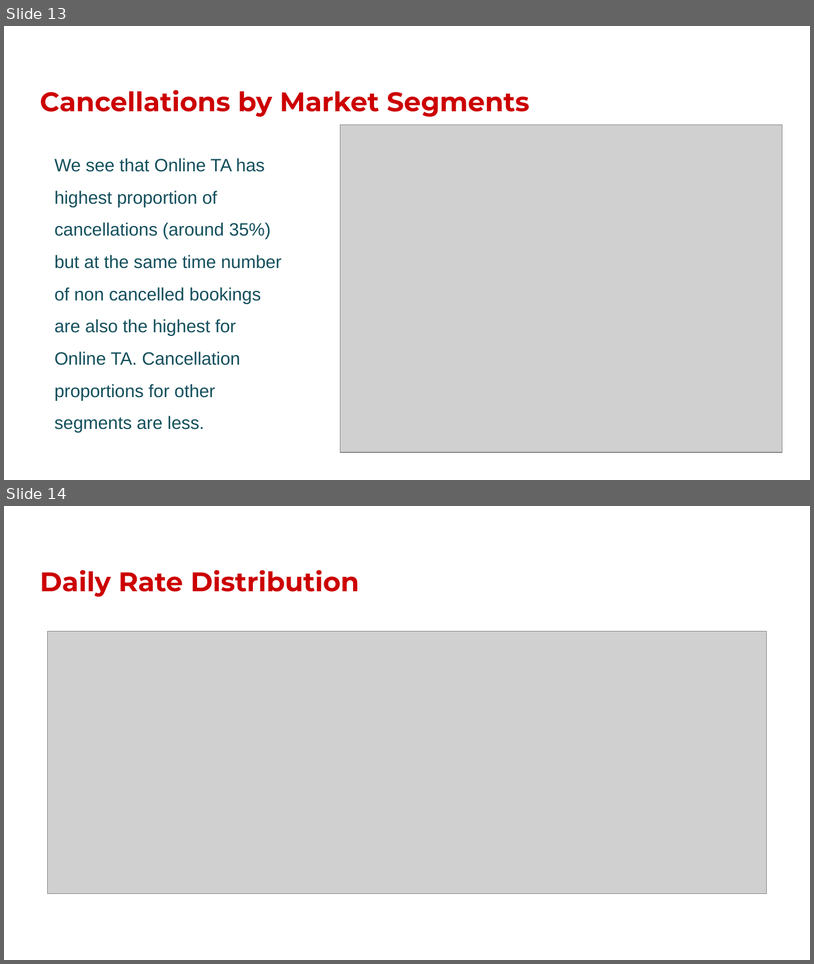
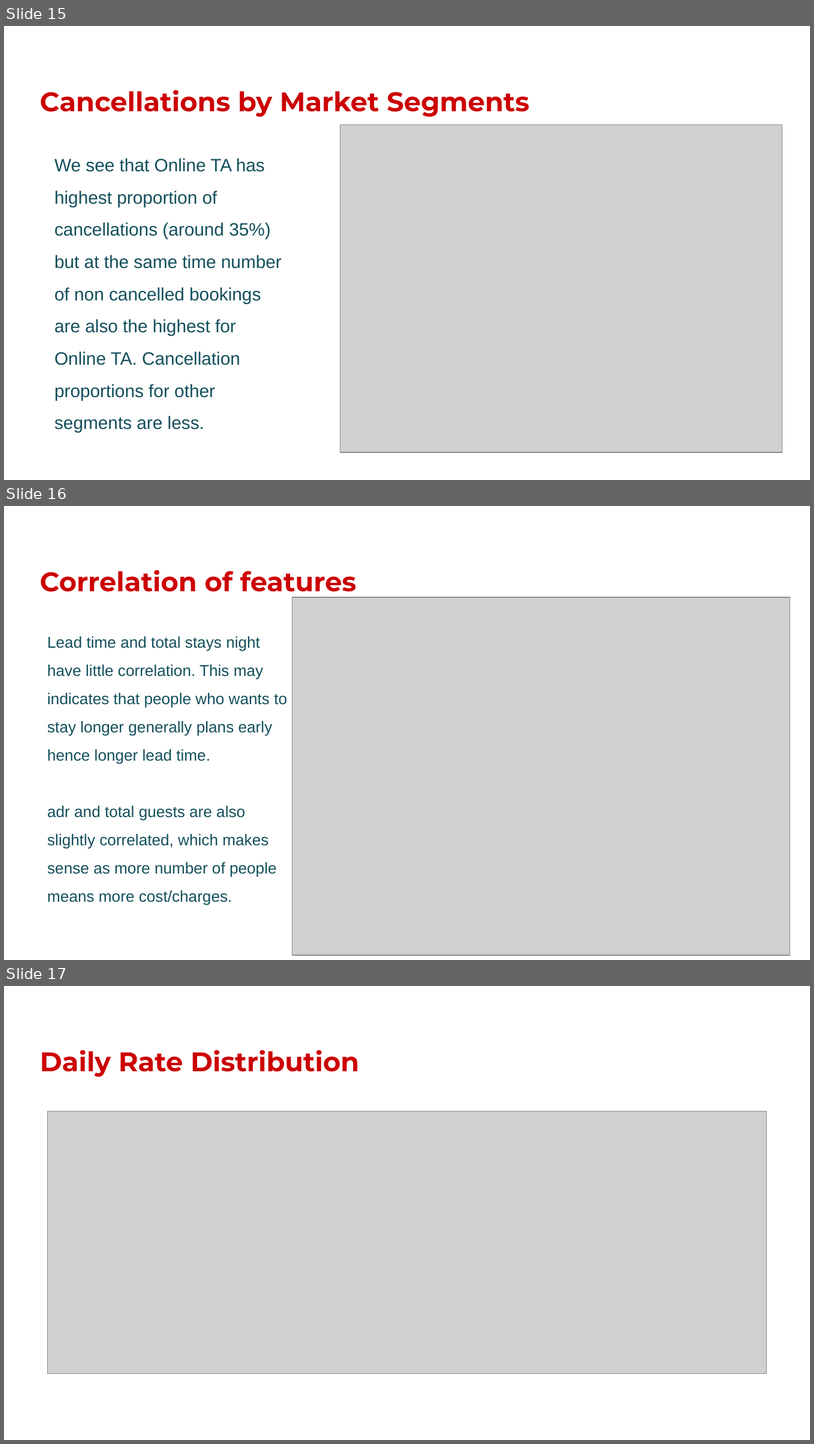
Before and after one commit to ayush9304/HotelBookingAnalysisEDA, a slide deck: Presentation - Hotel Booking Analysis - EDA Capstone Project.pptx. Shown one above the other, each under a label of ours: slides 13 and 14 before the commit, slides 15, 16 and 17 after it. The pictures are 814x964 and 814x1444 pixels, drawn with LibreOffice and Linux fonts; fonts in the diff are those of the drawing; grey boxes stand for pictures; background and template pictures are left out. Boxes give left, top, right and bottom in pixels: in the first picture for what was removed or moved away, otherwise in the second. Text is boxed around its words. In the diff, an @@ line names an element or a change of style, - is before the commit and + after.

```diff
--- a/Presentation - Hotel Booking Analysis - EDA Capstone Project.pptx
+++ b/Presentation - Hotel Booking Analysis - EDA Capstone Project.pptx
@@ slide 16 added at [4, 506, 810, 960], background #FFFFFF @@
@@ title added at [40, 570, 357, 597], 24 pt, text #CC0000, bold @@
+Correlation of features
@@ picture added at [293, 597, 791, 955] @@
@@ text added at [47, 636, 287, 905], 14 pt, text #134F5C @@
+Lead time and total stays night have little correlation. This may indicates that people who wants to stay longer generally plans early hence longer lead time.
+adr and total guests are also slightly correlated, which makes sense as more number of people means more cost/charges.
@@ what was slide 13 is now slide 15 @@
@@ what was slide 14 is now slide 17 @@
```
Also in this commit, not shown: 2 slides changed, 2 other slides added.
